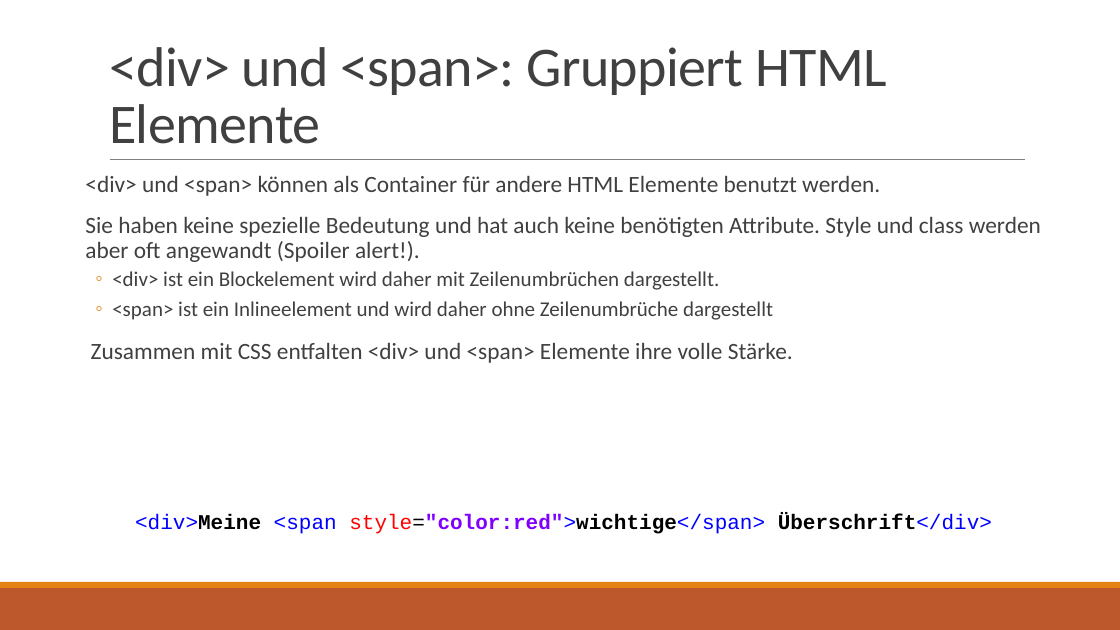
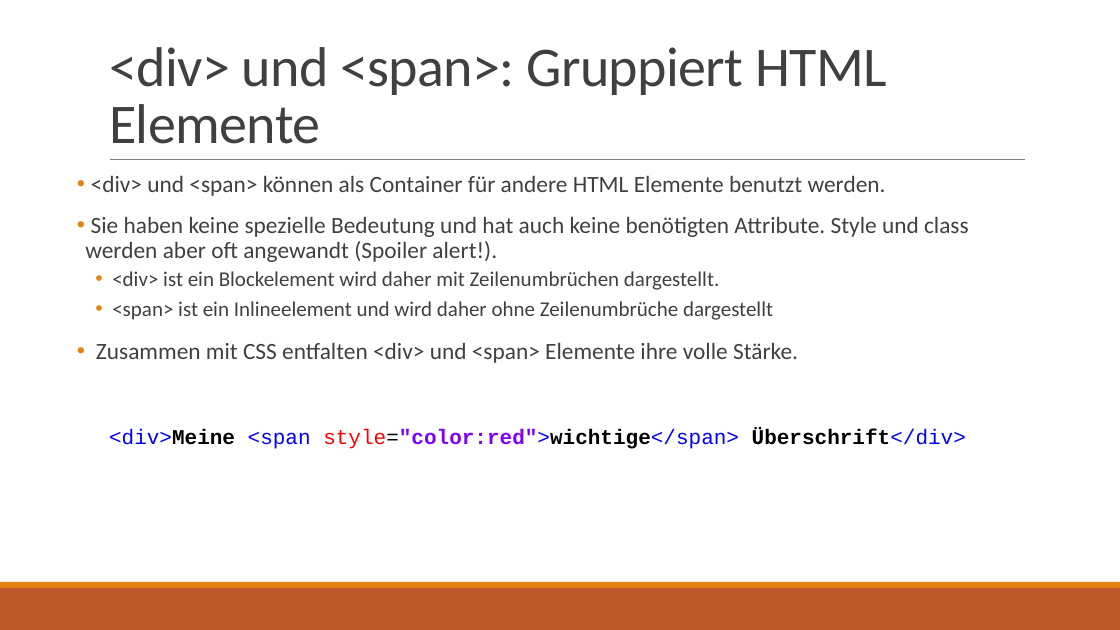
Before and after one commit to JOPA-WIT/web_seminar, a slide deck: slide 34 of Präsentationen/HTML.pptx. Drawn at 1120x630 pixels with LibreOffice and Linux fonts; fonts in the diff are those of the drawing. Boxes give left, top, right and bottom in pixels: in the first picture for what was removed or moved away, otherwise in the second. Text is boxed around its words. In the diff, an @@ line names an element or a change of style, - is before the commit and + after.

```diff
--- a/Präsentationen/HTML.pptx
+++ b/Präsentationen/HTML.pptx
@@ text "<div> und <span> können als ..." at (85,176,969,363): bullet   to •; bullet ◦ to • @@
@@ text "<div>Meine <span style="color:red">wichtige</span> Überschri ...": place and size @@
-text "<div>Meine <span style="color:red">wichtige</span> Überschri ..." at (135,515,992,534)
+text "<div>Meine <span style="color:red">wichtige</span> Überschri ..." at (109,429,966,449)
```
Also in this commit, not shown: 19 other slides changed, 1 slide added, 1 slide removed, 1 other file.
